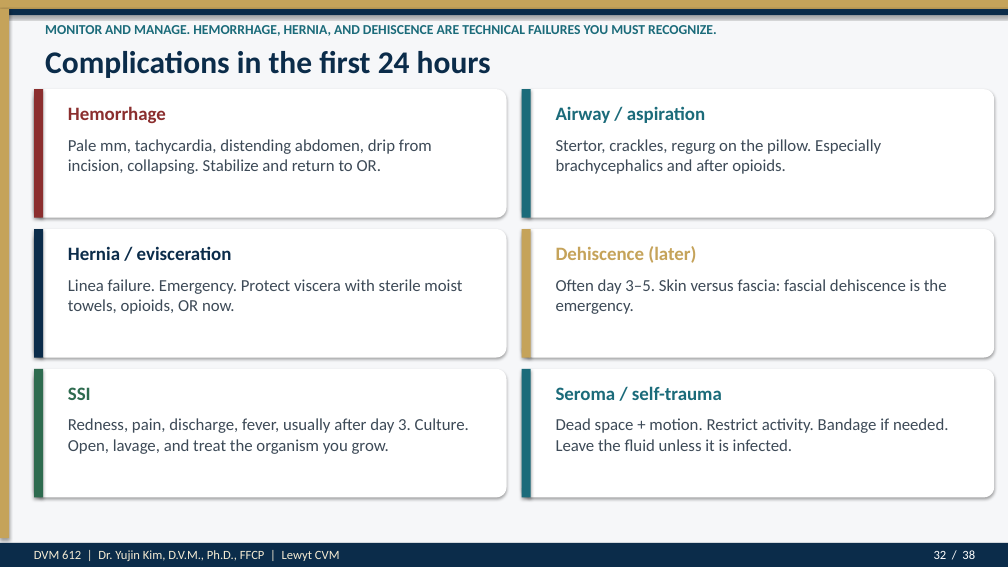
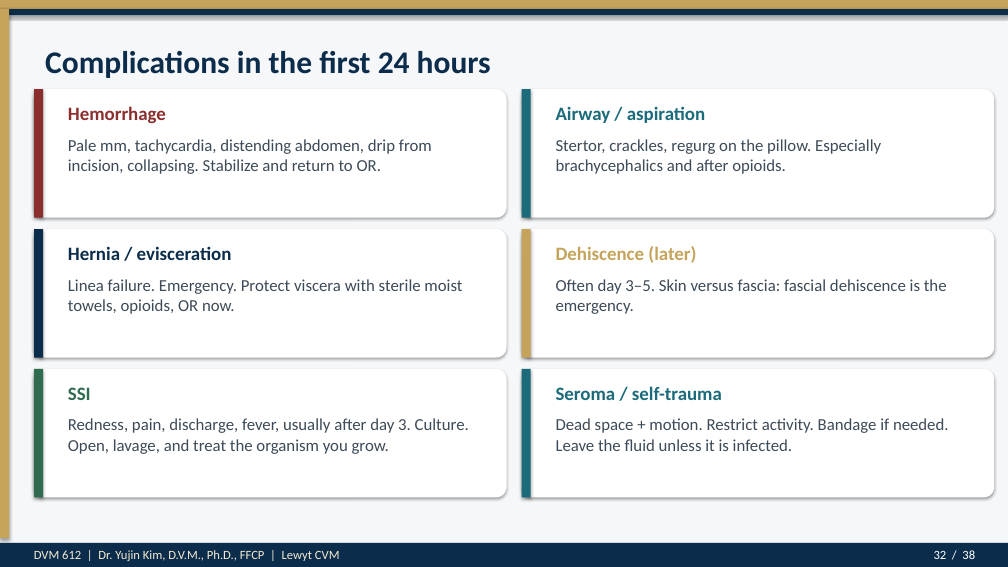
Before and after one commit to drkimvet/happycare, a slide deck: slide 32 of lectures/DVM-612_Week4_Preop_PatientPrep_Postop.pptx. Drawn at 1008x567 pixels with LibreOffice and Linux fonts; fonts in the diff are those of the drawing. Boxes give left, top, right and bottom in pixels: in the first picture for what was removed or moved away, otherwise in the second. Text is boxed around its words. In the diff, an @@ line names an element or a change of style, - is before the commit and + after.

```diff
--- a/lectures/DVM-612_Week4_Preop_PatientPrep_Postop.pptx
+++ b/lectures/DVM-612_Week4_Preop_PatientPrep_Postop.pptx
@@ text removed at [45, 25, 716, 36] @@
-MONITOR AND MANAGE. HEMORRHAGE, HERNIA, AND DEHISCENCE ARE TECHNICAL FAILURES YOU MUST RECOGNIZE.
```
Also in this commit, not shown: 34 other slides changed, 2 other files.
